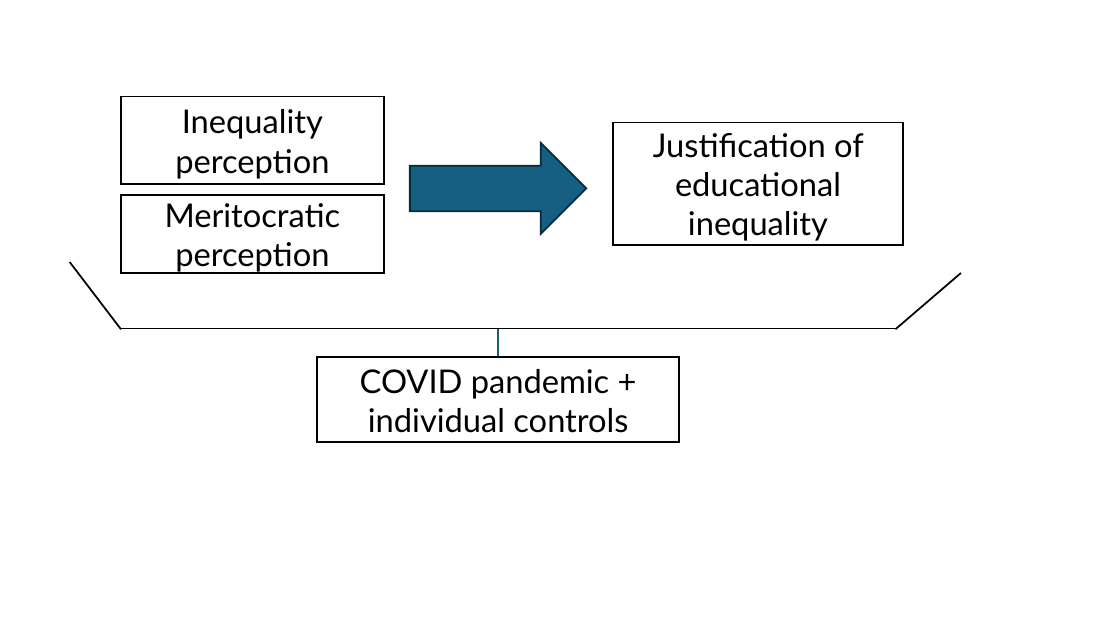
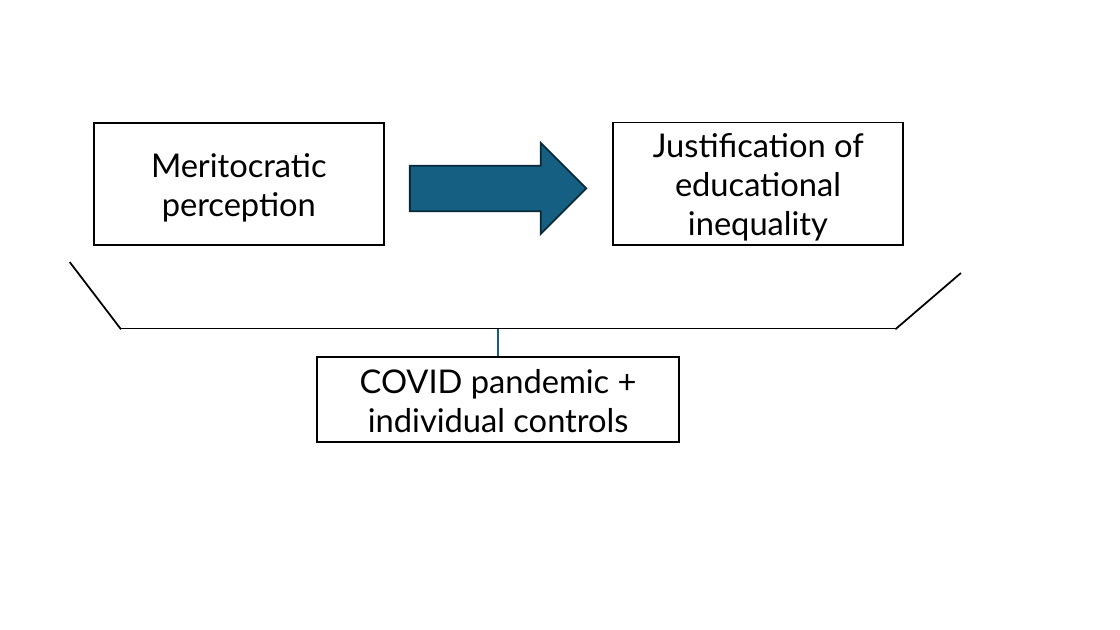
Before and after one commit to justicia-distributiva/merit-edjust, a slide deck: slide 1 of presentations/ISPP-santiago2024/general scheme.pptx. Drawn at 1120x630 pixels with LibreOffice and Linux fonts; fonts in the diff are those of the drawing. Boxes give left, top, right and bottom in pixels: in the first picture for what was removed or moved away, otherwise in the second. Text is boxed around its words. In the diff, an @@ line names an element or a change of style, - is before the commit and + after.

Commit message:
update presentation

```diff
--- a/presentations/ISPP-santiago2024/general scheme.pptx
+++ b/presentations/ISPP-santiago2024/general scheme.pptx
@@ rectangle removed at bbox=[121, 97, 384, 184] @@
-Inequality perception
@@ text removed at bbox=[123, 119, 318, 139] @@
-Inequality perception
@@ rectangle "Meritocratic perception": place and size @@
-rectangle "Meritocratic perception" at bbox=[121, 195, 384, 273]
+rectangle "Meritocratic perception" at bbox=[94, 123, 384, 245]
```
Also in this commit, not shown: 16 other files.
